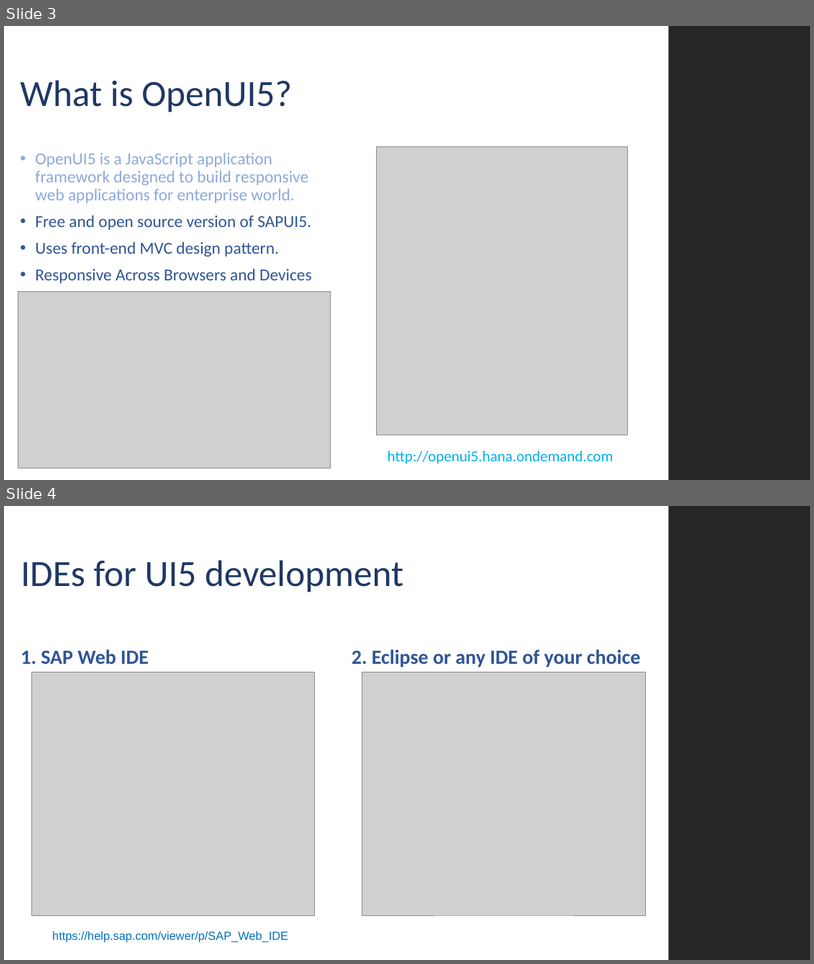
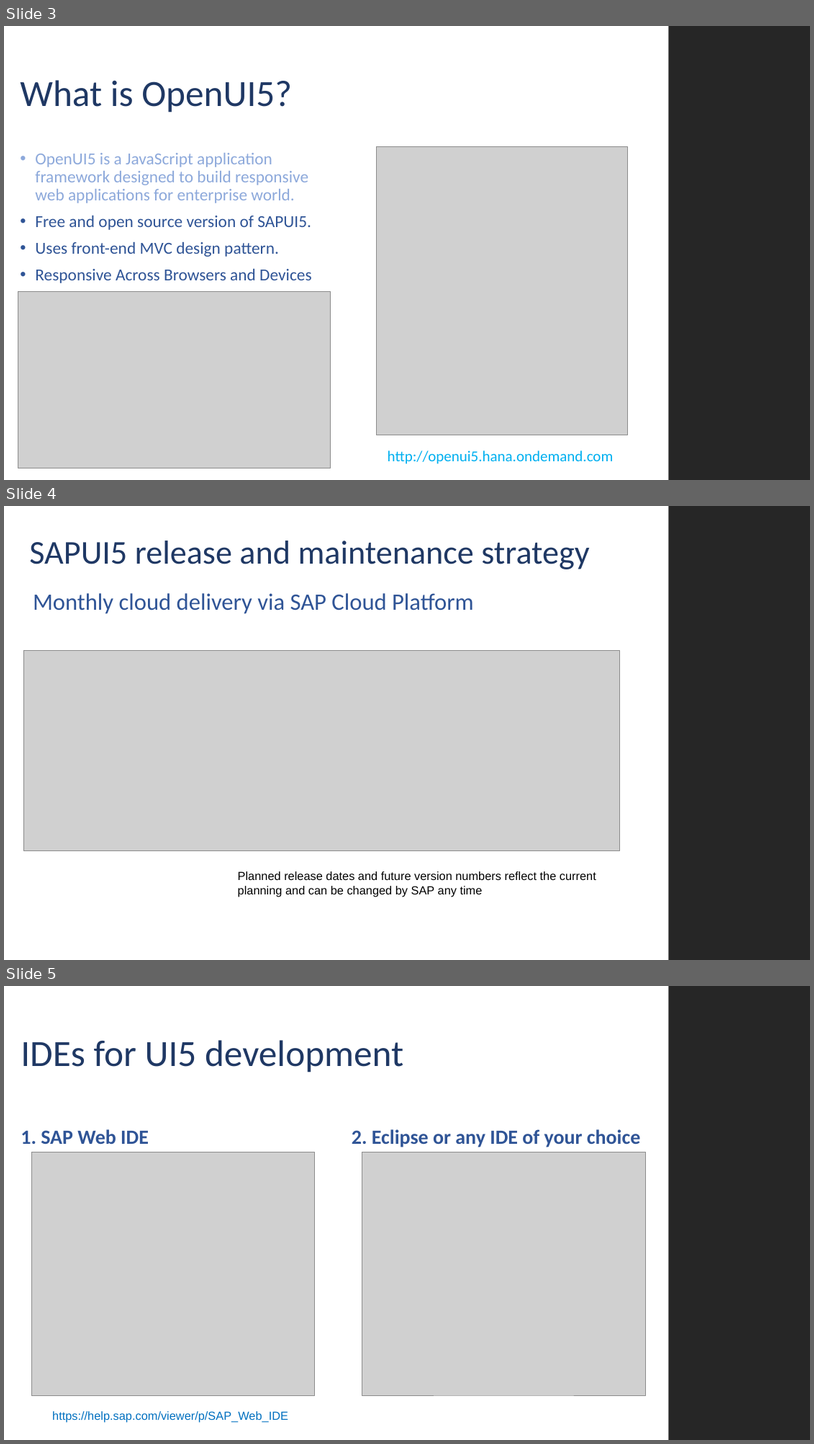
Before and after one commit to MJZSoft/OpenUI5Tutorial, a slide deck: Presentations/UI5_001.pptx. Shown one above the other, each under a label of ours: slides 3 and 4 before the commit, slides 3, 4 and 5 after it. The pictures are 814x964 and 814x1444 pixels, drawn with LibreOffice and Linux fonts; fonts in the diff are those of the drawing; grey boxes stand for pictures; background and template pictures are left out. Boxes give left, top, right and bottom in pixels: in the first picture for what was removed or moved away, otherwise in the second. Text is boxed around its words. In the diff, an @@ line names an element or a change of style, - is before the commit and + after.

Commit message:
New slide added

```diff
--- a/Presentations/UI5_001.pptx
+++ b/Presentations/UI5_001.pptx
@@ slide 4 added at <box>4,506,810,960</box>, background #FFFFFF; not listed: 1 template element that a slide beside it also shows @@
@@ title added at <box>29,541,589,569</box>, 39.6 pt, text #1F3864 @@
+SAPUI5 release and maintenance strategy
@@ text added at <box>33,593,474,614</box>, 28 pt, text #2F5496 @@
+Monthly cloud delivery via SAP Cloud Platform
@@ picture added at <box>23,651,620,851</box> @@
@@ text added at <box>238,871,597,896</box>, 14 pt, text #000000 @@
+Planned release dates and future version numbers reflect the current planning and can be changed by SAP any time
@@ what was slide 4 is now slide 5 @@
```
